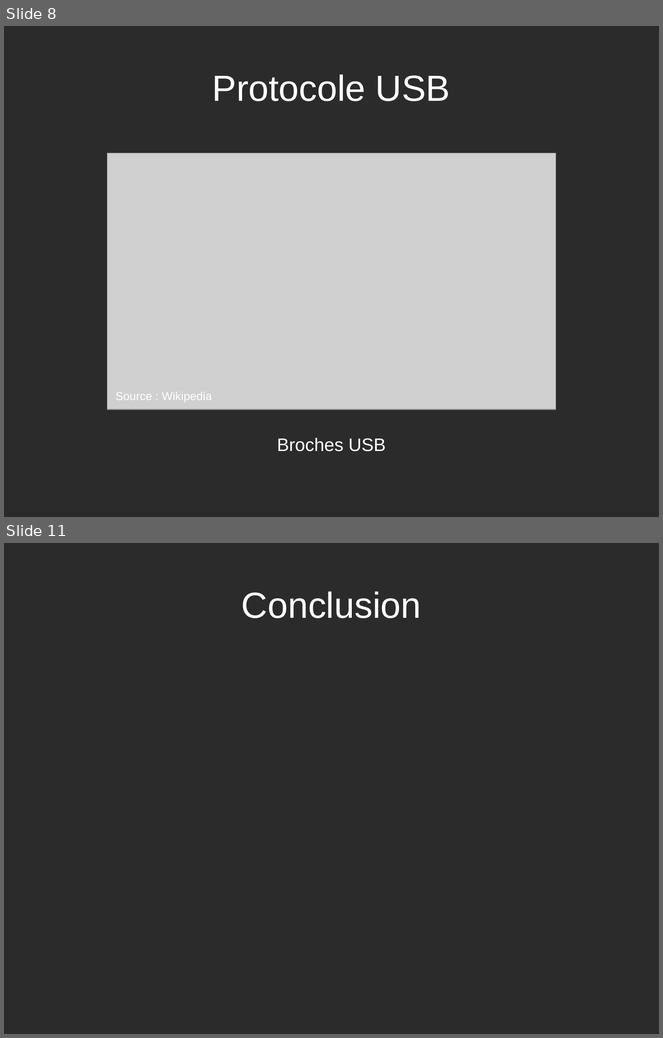
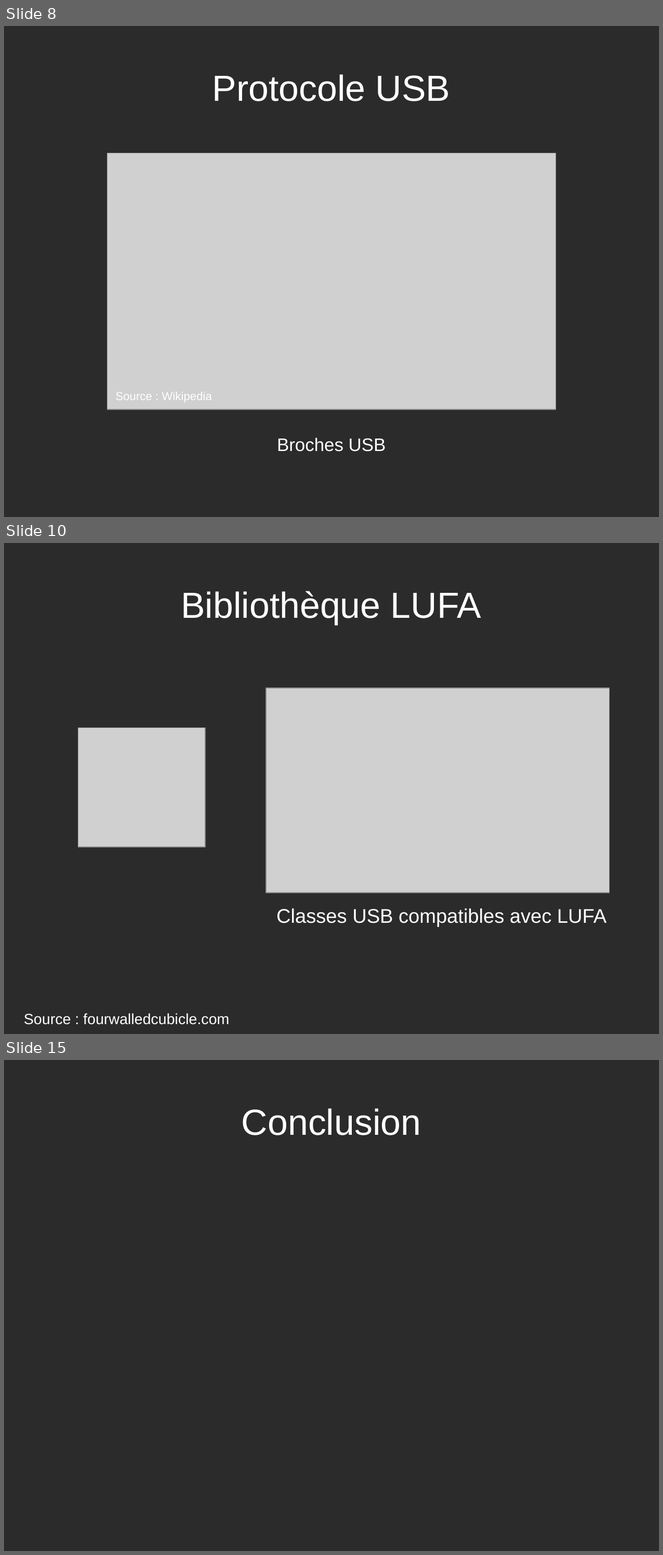
Before and after one commit to rguillomon/IMA3-4_Project, a slide deck: P12(périphUSB).odp. Shown one above the other, each under a label of ours: slides 8 and 11 before the commit, slides 8, 10 and 15 after it; the slides between them are not shown. The pictures are 663x1038 and 663x1555 pixels, drawn with LibreOffice and Linux fonts; fonts in the diff are those of the drawing; grey boxes stand for pictures; background and template pictures are left out; a plain dark background stands for a picture behind light text. Boxes give left, top, right and bottom in pixels: in the first picture for what was removed or moved away, otherwise in the second. Text is boxed around its words. In the diff, an @@ line names an element or a change of style, - is before the commit and + after.

Commit message:
commit : ajout diapos LUFA

```diff
--- a/P12(périphUSB).odp
+++ b/P12(périphUSB).odp
@@ slide 10 added at <box>4,543,659,1034</box>, background picture (left out) @@
@@ title added at <box>181,591,482,625</box>, 44 pt, text #FFFFFF @@
+Bibliothèque LUFA
@@ picture added at <box>266,688,610,893</box> @@
@@ picture added at <box>78,728,206,847</box> @@
@@ text added at <box>276,909,607,927</box>, 24 pt, text #FFFFFF @@
+Classes USB compatibles avec LUFA
@@ text added at <box>24,1014,229,1025</box>, 18 pt, text #FFFFFF @@
+Source : fourwalledcubicle.com
@@ what was slide 11 is now slide 15 @@
```
Also in this commit, not shown: 1 slide changed, 4 other slides added, 1 slide removed.
